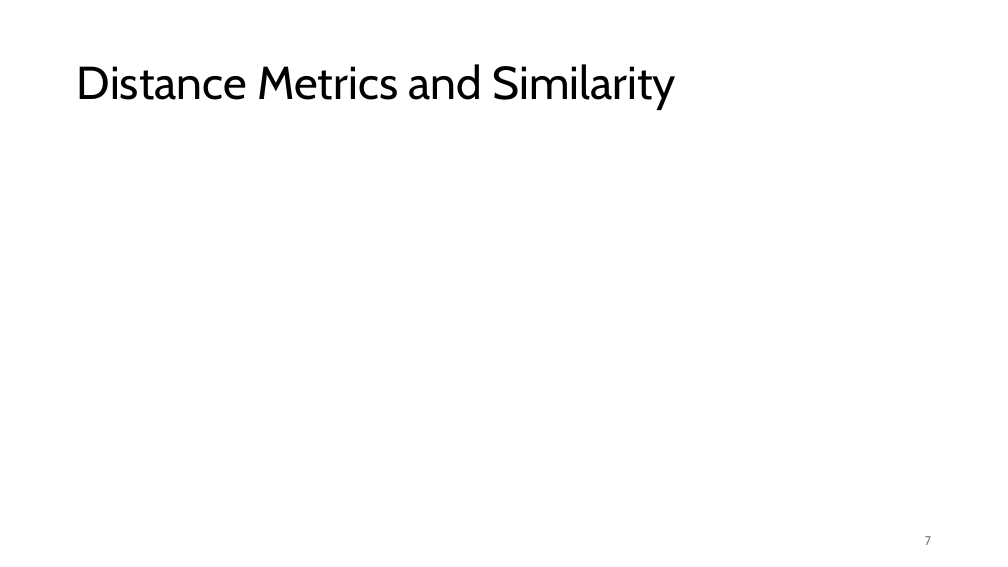
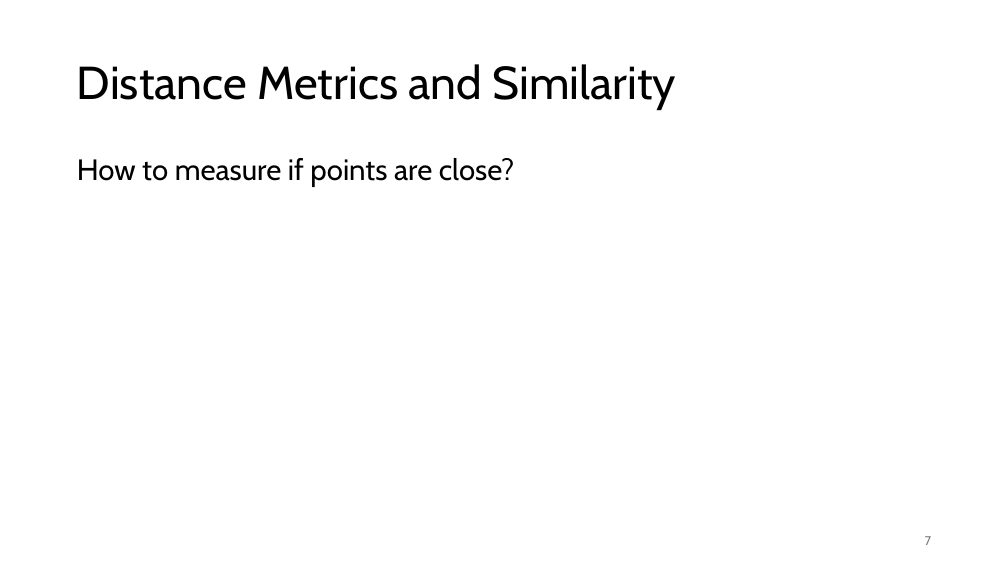
Before and after one commit to FelixWick/data_science, a slide deck: slide 7 of slides/2_clustering.pptx. Drawn at 1008x567 pixels with LibreOffice and Linux fonts; fonts in the diff are those of the drawing. Boxes give left, top, right and bottom in pixels: in the first picture for what was removed or moved away, otherwise in the second. Text is boxed around its words. In the diff, an @@ line names an element or a change of style, - is before the commit and + after.

```diff
--- a/slides/2_clustering.pptx
+++ b/slides/2_clustering.pptx
@@ text added at [77, 158, 514, 187], 28 pt, text #000000 @@
+How to measure if points are close?
```
Also in this commit, not shown: 3 other slides changed, 2 slides added, 2 other files.
